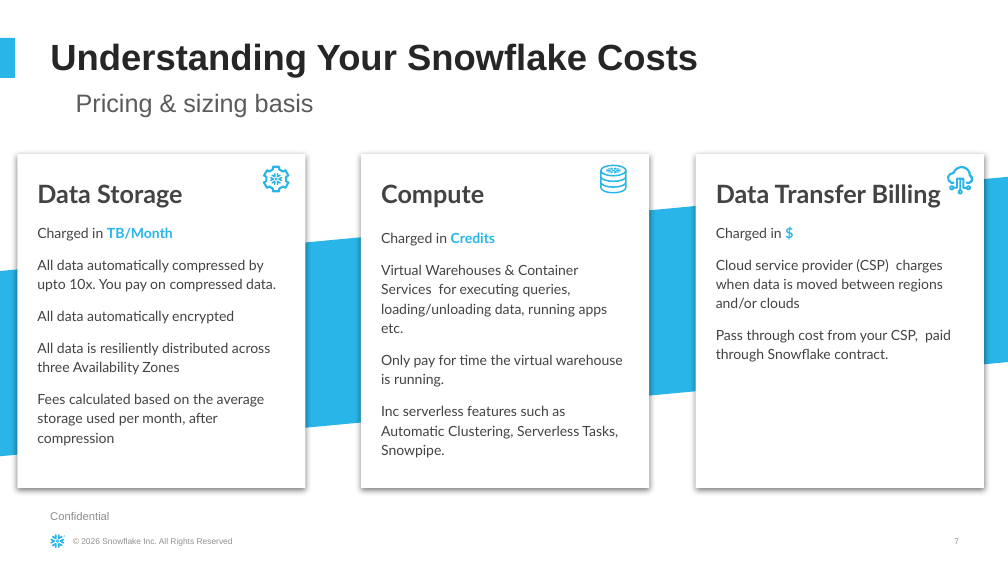
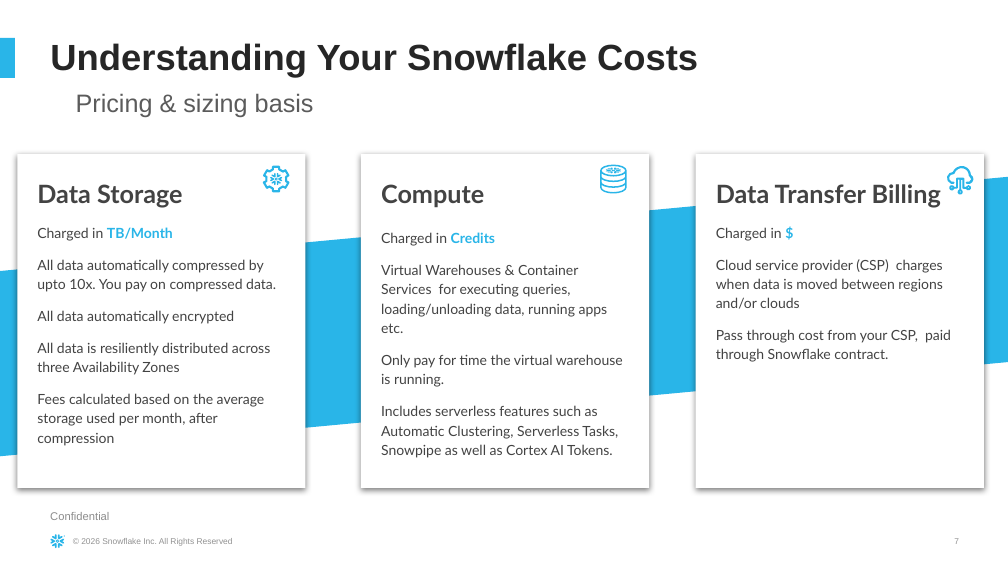
Before and after one commit to sfc-gh-ldeleyritz/snowflake-sizing, a slide deck: slide 7 of assets/templates/sizing-base-template.pptx. Drawn at 1008x567 pixels with LibreOffice and Linux fonts; fonts in the diff are those of the drawing. Boxes give left, top, right and bottom in pixels: in the first picture for what was removed or moved away, otherwise in the second. Text is boxed around its words. In the diff, an @@ line names an element or a change of style, - is before the commit and + after.

```diff
--- a/assets/templates/sizing-base-template.pptx
+++ b/assets/templates/sizing-base-template.pptx
@@ text in rounded rectangle at [381, 405, 618, 458]: text changed @@
-Inc serverless features such as Automatic Clustering, Serverless Tasks, Snowpipe.
+Includes serverless features such as Automatic Clustering, Serverless Tasks, Snowpipe as well as Cortex AI Tokens.
```
Also in this commit, not shown: 14 other files.
